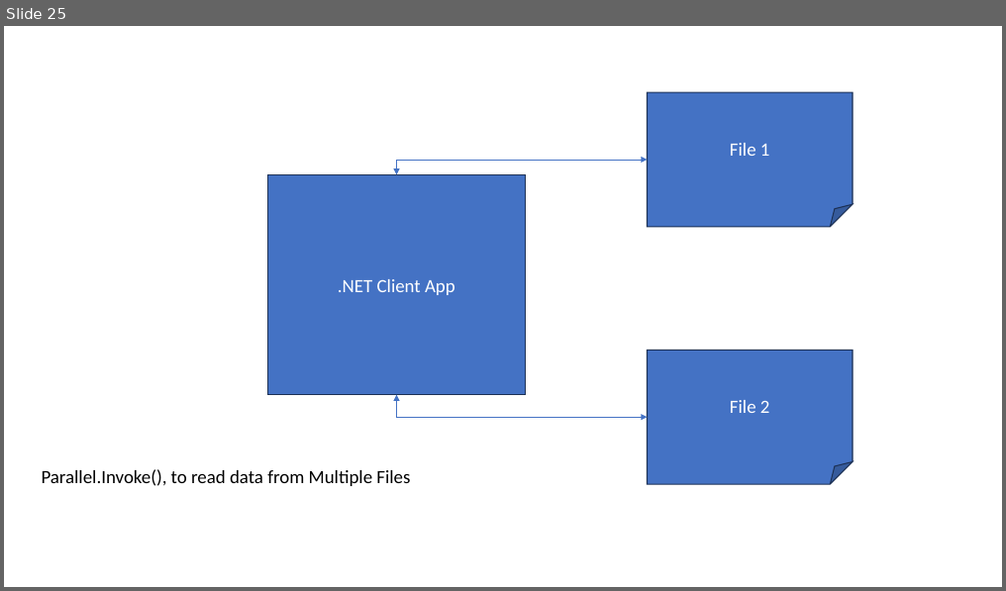
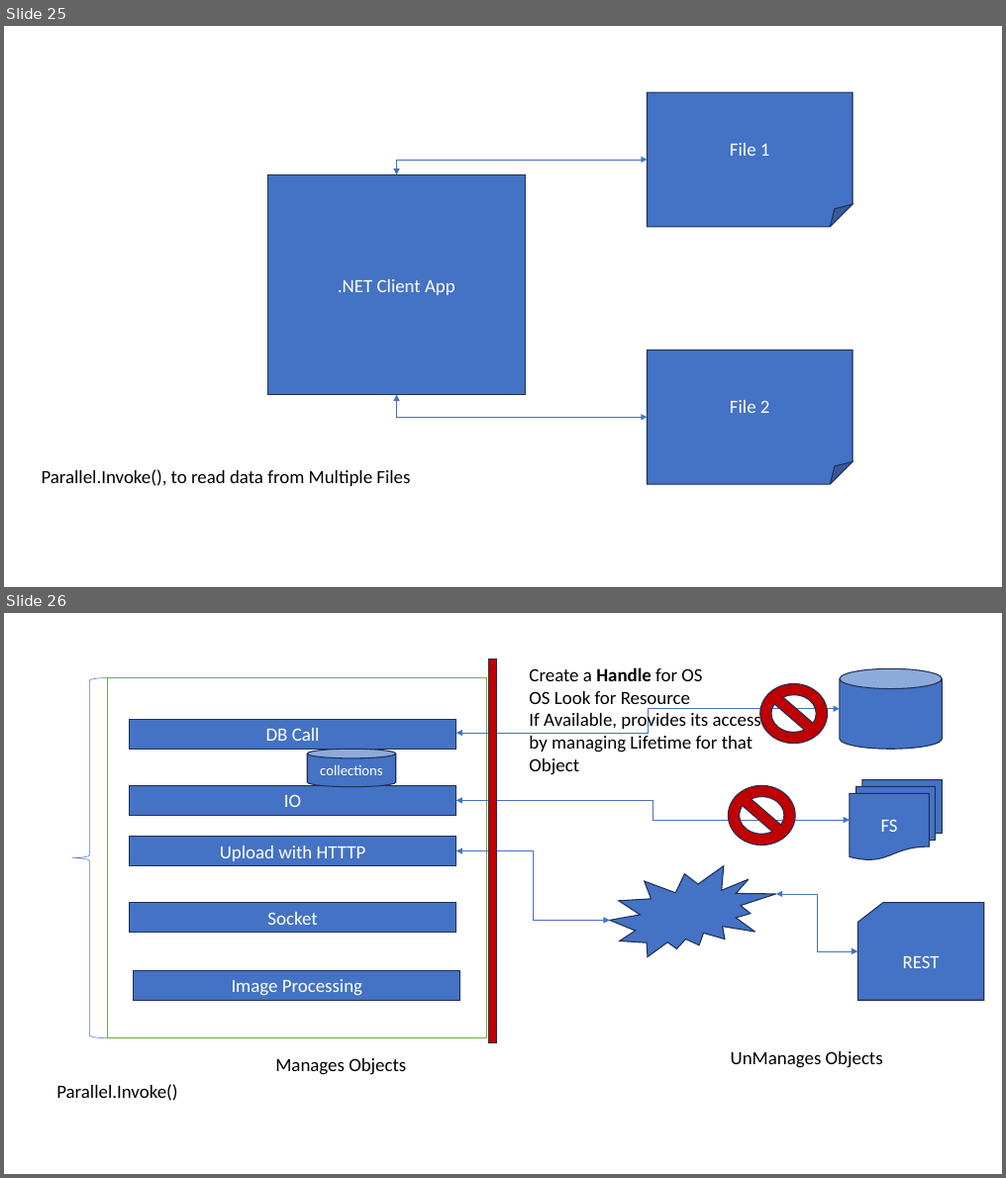
Before and after one commit to maheshsabnis/capita_sept_2023_Oct, a slide deck: Images.pptx. Shown one above the other, each under a label of ours: slide 25 before the commit, slides 25 and 26 after it. The pictures are 1006x591 and 1006x1178 pixels, drawn with LibreOffice and Linux fonts; fonts in the diff are those of the drawing. Boxes give left, top, right and bottom in pixels: in the first picture for what was removed or moved away, otherwise in the second. Text is boxed around its words. In the diff, an @@ line names an element or a change of style, - is before the commit and + after.

```diff
--- a/Images.pptx
+++ b/Images.pptx
@@ slide 26 added at [4, 613, 1002, 1174], background #FFFFFF @@
@@ rectangle added at [489, 660, 497, 1044], fill #C00000, outline #1E3256 1 pt @@
@@ text added at [529, 667, 761, 775], 18 pt, text #000000 @@
+Create a Handle for OS
+OS Look for Resource
+If Available, provides its access by managing Lifetime for that Object
@@ cylinder added at [840, 668, 943, 749], fill #4472C4, outline #1E3256 1 pt @@
@@ left brace added at [72, 678, 107, 1039], outline #4472C4 0.5 pt @@
@@ rectangle added at [107, 678, 487, 1039], fill #FFFFFF, outline #70AD47 1 pt @@
@@ no-entry sign added at [760, 684, 828, 744], fill #C00000, outline #1E3256 1 pt @@
@@ rectangle added at [129, 719, 456, 750], fill #4472C4, outline #1E3256 1 pt, 18 pt, text #FFFFFF @@
+DB Call
@@ elbow double arrow added from (456, 733) to (840, 709), #4472C4 0.5 pt @@
@@ cylinder added at [307, 750, 395, 787], fill #4472C4, outline #1E3256 1 pt, 14 pt, text #FFFFFF @@
+collections
@@ rectangle added at [129, 786, 456, 816], fill #4472C4, outline #1E3256 1 pt, 18 pt, text #FFFFFF @@
+IO
@@ no-entry sign added at [728, 786, 795, 846], fill #C00000, outline #1E3256 1 pt @@
@@ flow chart multidocument added at [849, 780, 943, 861], fill #4472C4, outline #1E3256 1 pt, 18 pt, text #FFFFFF @@
+FS
@@ elbow double arrow added from (456, 801) to (849, 820), #4472C4 0.5 pt @@
@@ rectangle added at [129, 836, 456, 866], fill #4472C4, outline #1E3256 1 pt, 18 pt, text #FFFFFF @@
+Upload with HTTTP
@@ elbow double arrow added from (456, 851) to (610, 921), #4472C4 0.5 pt @@
@@ irregular seal added at [610, 866, 776, 958], fill #4472C4, outline #1E3256 1 pt @@
@@ rectangle added at [129, 903, 456, 933], fill #4472C4, outline #1E3256 1 pt, 18 pt, text #FFFFFF @@
+Socket
@@ elbow double arrow added from (776, 894) to (858, 952), #4472C4 0.5 pt @@
@@ flow chart punched card added at [858, 903, 984, 1000], fill #4472C4, outline #1E3256 1 pt, 18 pt, text #FFFFFF @@
+REST
@@ rectangle added at [134, 970, 460, 1001], fill #4472C4, outline #1E3256 1 pt, 18 pt, text #FFFFFF @@
+Image Processing
@@ text added at [731, 1052, 883, 1068], 18 pt, text #000000 @@
+UnManages Objects
@@ text added at [56, 1084, 177, 1101], 18 pt, text #000000 @@
+Parallel.Invoke()
@@ text added at [275, 1059, 406, 1075], 18 pt, text #000000 @@
+Manages Objects
```
Also in this commit, not shown: 3 other slides added, 15 other files.
